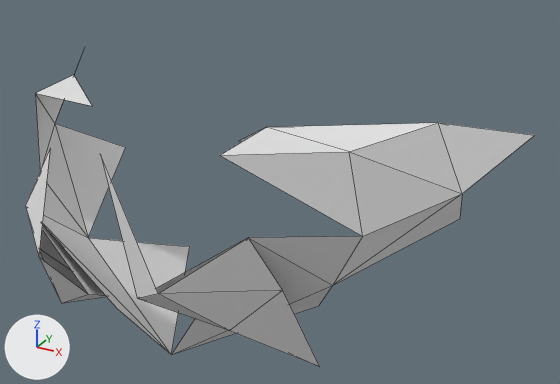
What one commit did to the OBJ model assets/models/character/character_n14.obj.
Before and after are seen from a 50 mm lens placed at (0.236, -1.918, 0.053), pointed at (0.028, -1.54, -0.136). The lights are fixed; the arrows at lower left show +X, +Y and +Z. The older version comes first. Mesh edges are drawn as thin lines. Where no turn or scale is listed for an object, it has been applied to the vertices. Vertices at exactly the same position are counted once.

The first picture shows 'character_n14'.
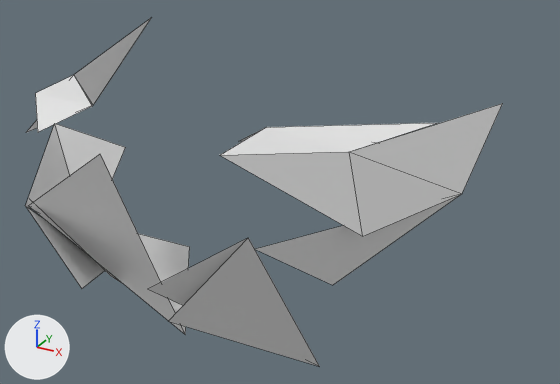
What changed in the scene script:
```text
Change me_character_n14:
    used by ob_character_n14; location = (0.0, 0.0, 0.0)
    remove me_character_n14.from_pydata(...)  # 40 vertices, 43 faces; spans x -0.162..0.164, y -1.677..-1.436, z -0.215..-0.068
    add me_character_n14.from_pydata(...)  # 35 vertices, 17 faces; spans x -0.141..0.146, y -1.677..-1.436, z -0.213..-0.064
    me_character_n14 part 1
    19 vertices are removed from x -0.162..0.164, y -1.677..-1.486, z -0.215..-0.079
    39 faces are deleted
    14 vertices are added at x -0.14..0.146, y -1.677..-1.439, z -0.2..-0.064
    13 new faces join them
```

Changed parts and their boxes (x1, y1, x2, y2) in the pictures (560 x 384 px):
'character_n14', reshaped
    before: (25, 75, 534, 366)
    after: (25, 17, 503, 366)
